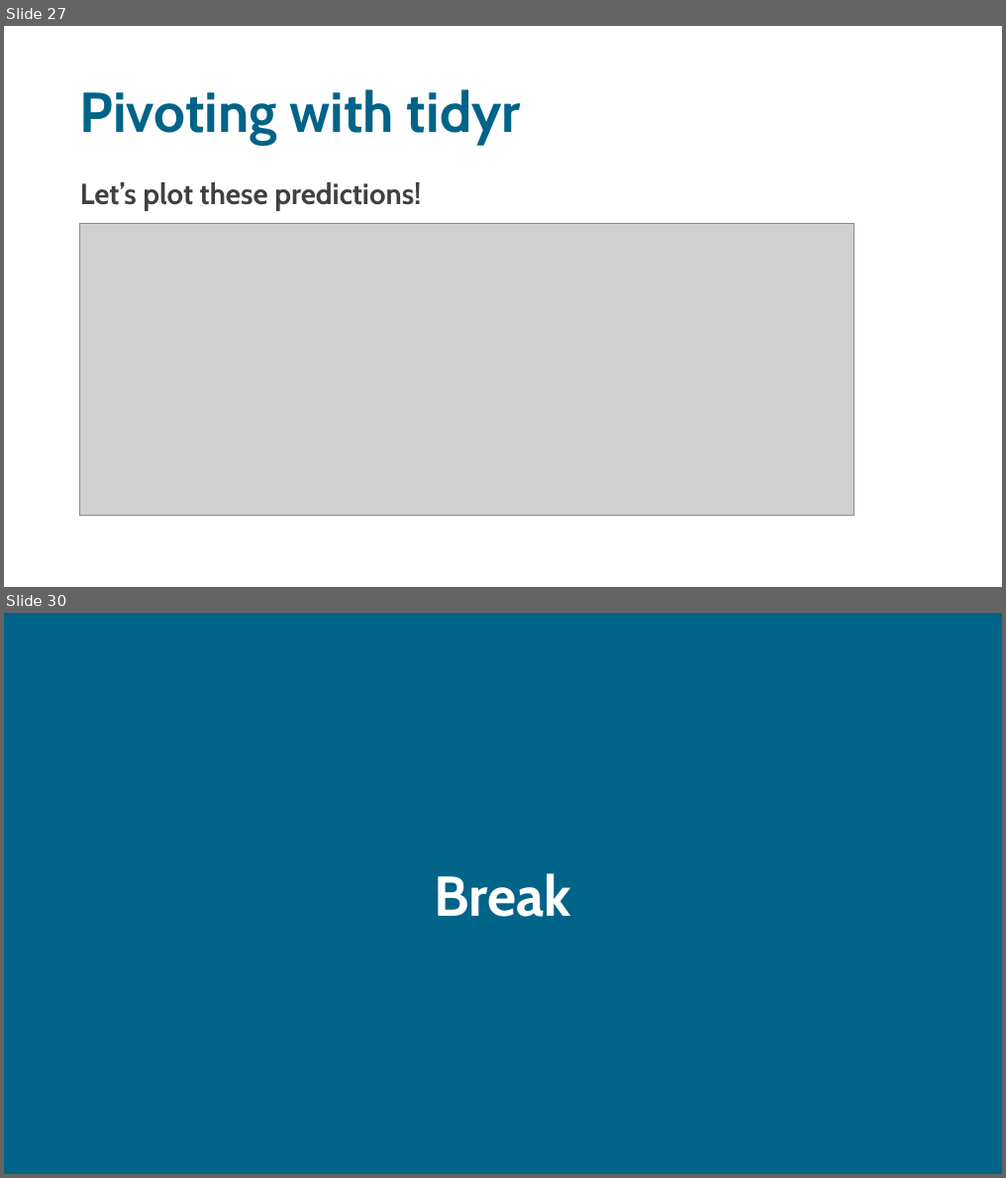
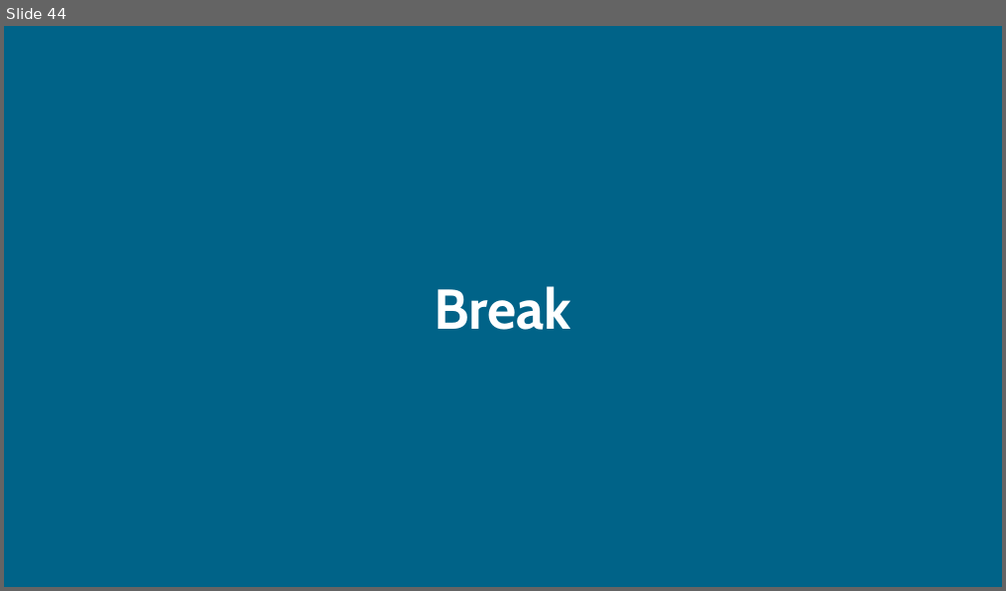
Before and after one commit to sodascience/workshop_causal_impact_assessment, a slide deck: lectures/03_synthetic_control/synthetic_control.pptx. Shown one above the other, each under a label of ours: slides 27 and 30 before the commit, slide 44 after it; the slides between them are not shown. The pictures are 1006x1178 and 1006x591 pixels, drawn with LibreOffice and Linux fonts; fonts in the diff are those of the drawing; grey boxes stand for pictures. Boxes give left, top, right and bottom in pixels: in the first picture for what was removed or moved away, otherwise in the second. Text is boxed around its words. In the diff, an @@ line names an element or a change of style, - is before the commit and + after.

```diff
--- a/lectures/03_synthetic_control/synthetic_control.pptx
+++ b/lectures/03_synthetic_control/synthetic_control.pptx
@@ slide 27 removed at (x1=4, y1=26, x2=1002, y2=587), background #FFFFFF @@
@@ title removed at (x1=80, y1=89, x2=521, y2=145) @@
-Pivoting with tidyr
@@ text removed at (x1=80, y1=182, x2=421, y2=211) @@
-Let’s plot these predictions!
@@ picture removed at (x1=79, y1=224, x2=853, y2=515) @@
@@ what was slide 30 is now slide 44 @@
```
Also in this commit, not shown: 1 slide changed, 42 slides added, 27 other slides removed, 4 other files.
